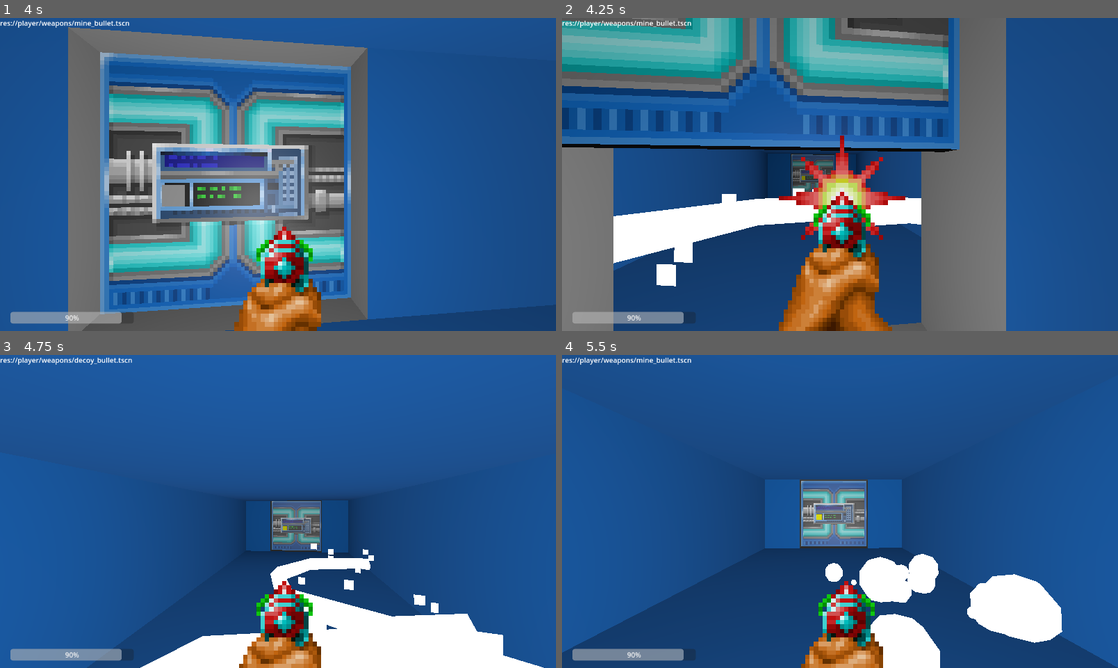
Above: before the commit, frames 1-4 (two rows, left to right).
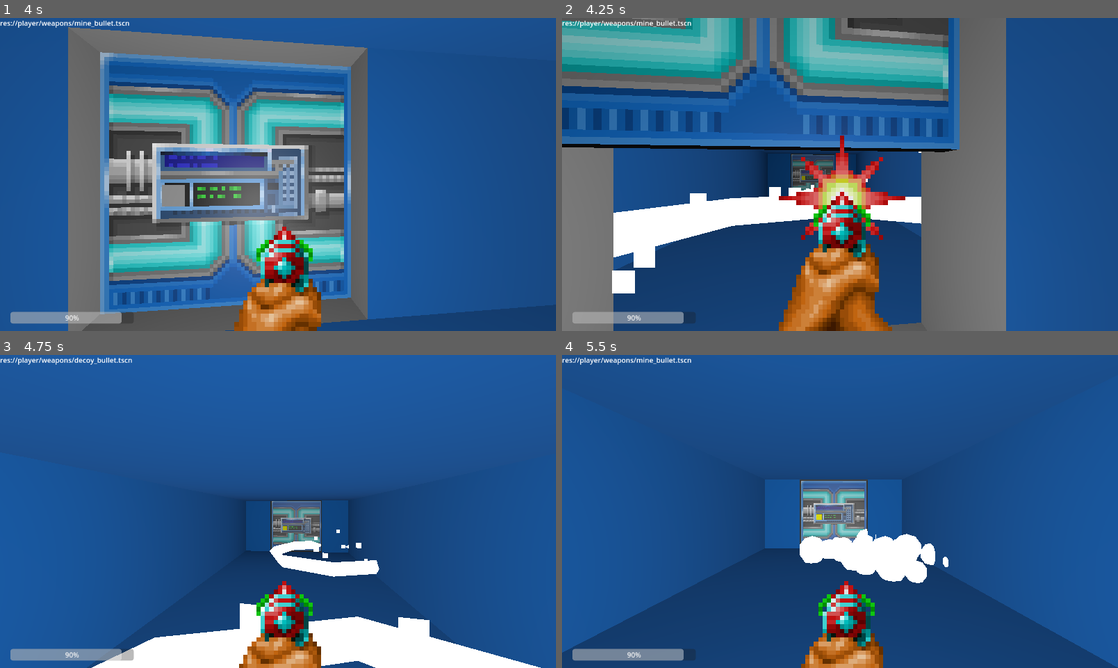
Above: after the commit, the same moments.

Repository: ralabate/21dbl
Game: Godot game, scene res://level/level_0.tscn
The game is run twice, just before and just after one commit, with the same random seed, the same clock (stepped at 60 frames per second) and the same inputs.
Inputs (mouse positions are in pixels of both pictures, inside the frame that each line leads up to):
- Up to frame 1 (4 s): tap Enter (ui_accept) at 0.5, 0.77, 1.52, 3.02, 3.77 s; move the mouse to (305, 174) at 0.52 s; hold W (move_forward) from 0.53 s (still down); tap 1 (ability_1) at 0.6 s; move the mouse to (250, 174) at 1.27 s; tap 2 (ability_2) at 1.35 s; move the mouse to (289, 168) at 2.02 s; press the mouse at (289, 168) at 2.03 s; move the mouse to (272, 180) at 2.77 s; release the mouse at (272, 180) at 2.78 s; tap Shift (sprint) at 2.85 s; move the mouse to (316, 177) at 3.52 s; hold Right mouse button (trigger_ability) from 3.53 s (still down)
- Up to frame 2 (4.25 s): keep holding W (move_forward); keep holding Right mouse button (trigger_ability)
- Up to frame 3 (4.75 s): keep holding W (move_forward); move the mouse to (233, 508) at 4.27 s; release Right mouse button (trigger_ability) at 4.28 s; tap 1 (ability_1) at 4.35 s; tap Enter (ui_accept) at 4.52 s
- Up to frame 4 (5.5 s): keep holding W (move_forward); move the mouse to (845, 511) at 5.02 s; tap 2 (ability_2) at 5.1 s

Frame 1 is identical in both runs. In frame 2, 2.0% of the frame differs, in the area x 9-65%, y 42-88%; in frame 3, 4.6%; in frame 4, 7.3%, in the area x 42-90%, y 55-100%.
Error in both runs: Invalid access of index '1' on a base object of type: 'Array[Dictionary]'. (res://common/log.gd:9)

Commit message:
tweaking auto aim area size

Diff:
--- a/first-person-explorer/player/first_person_controller.tscn
+++ b/first-person-explorer/player/first_person_controller.tscn
@@ -21,7 +21,7 @@
 height = 1.8
 
 [sub_resource type="ConvexPolygonShape3D" id="ConvexPolygonShape3D_vtoyx"]
-points = PackedVector3Array(0, 0, 0, -100, 0, -500, 100, 0, -500, -100, 250, -500, 100, 250, -500)
+points = PackedVector3Array(0, 0, 0, -5, 0, -100, 5, 0, -100, -5, 50, -100, 5, 50, -100)
 
 [sub_resource type="SpriteFrames" id="SpriteFrames_dprww"]
 animations = [{
